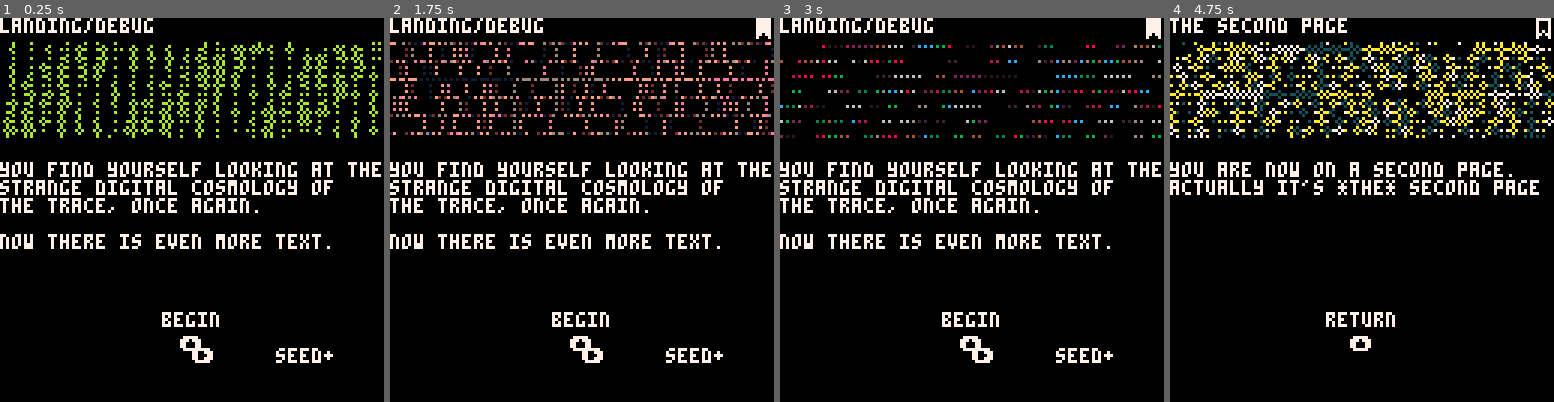
Above: before the commit, frames 1-4 (left to right).
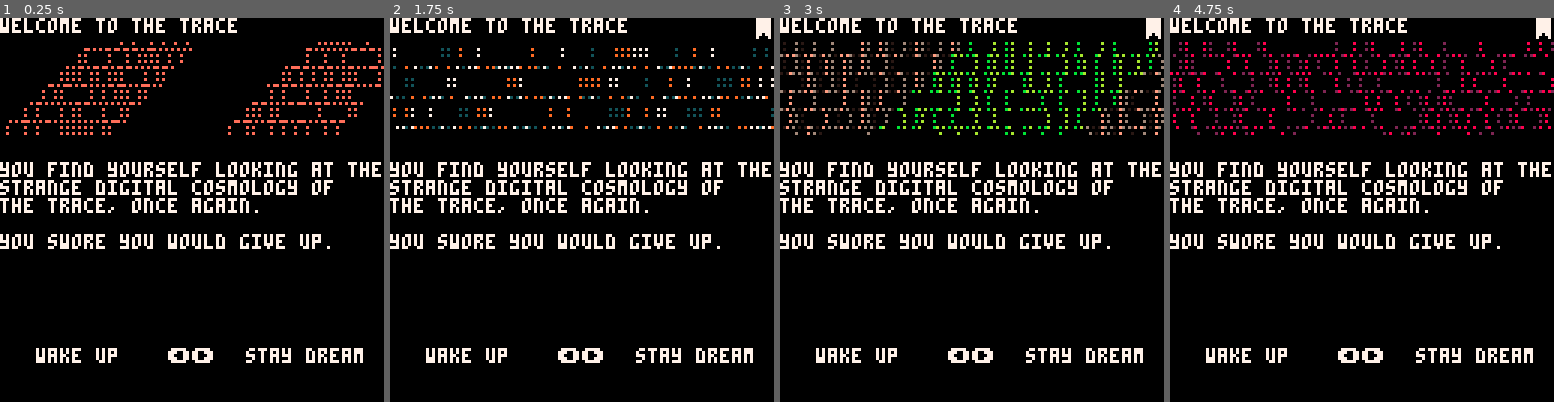
Above: after the commit, the same moments.

Repository: aebrer/pico8_carts
Game: PICO-8 cartridge games/the_trace/the_trace.p8
The game is run twice, just before and just after one commit, with the same random seed, the same clock (stepped at 60 frames per second) and the same inputs.
Inputs:
- Up to frame 1 (0.25 s): no input
- Up to frame 2 (1.75 s): tap X (X key) at 0.33, 1.07 s; tap O (Z key) at 0.7, 1.7 s; hold Right from 1.6 s (still down)
- Up to frame 3 (3 s): tap X (X key) at 1.85, 2.97 s; release Right at 2.1 s; tap O (Z key) at 2.1, 2.5, 2.9 s; hold Up 2.15-2.42 s; hold Right from 2.47 s (still down)
- Up to frame 4 (4.75 s): release Right at 3.03 s; hold Left 3.08-3.58 s; tap O (Z key) every 0.4 s from 3.3 to 4.5 s; hold Down 3.63-3.97 s; hold Right 4.02-4.68 s; tap X (X key) at 4.08 s; hold Up from 4.73 s (still down)

The runs differ from the first frame. In frame 1, 9.8% of the frame differs, in the area x 0-100%, y 0-90%; in frame 2, 8.7%; in frame 3, 8.9%; in frame 4, 17%.

Commit message:
end of day checkpoint

Diff:
--- a/games/the_trace/the_trace.p8
+++ b/games/the_trace/the_trace.p8
@@ -31,7 +31,7 @@
 function _init()
  cls()
  -- set current page to landing page
-	curr_page=lib["landing/debug"]
+	curr_page=lib["welcome to the trace"]
 end
 -->8
 -- update
@@ -169,13 +169,13 @@
 -->8
 -- pages
 -- landing page
-title="landing/debug"
+title="welcome to the trace"
 lib[title]=new_page(
 title,
 "you find yourself looking at the\n"..
 "strange digital cosmology of \n"..
 "the trace, once again.\n\n"..
-"now there is even more text."
+"you swore you would give up.\n"
 )
 
 -- second page
@@ -189,8 +189,8 @@
 
 -- choices
 
-lib["landing/debug"].choices[⬆️]=new_choice(
-"begin",
+lib["welcome to the trace"].choices[⬅️]=new_choice(
+"wake up",
 lib["the second page"]
 )
 
@@ -198,15 +198,15 @@
  curr_page.i=false
  curr_page.seed+=1
 end
-lib["landing/debug"].choices[➡️]=new_choice(
-"seed+",
+lib["welcome to the trace"].choices[➡️]=new_choice(
+"stay dream",
 nil,
 cb
 )
 
 lib["the second page"].choices[⬆️]=new_choice(
 "return",
-lib["landing/debug"]
+lib["welcome to the trace"]
 )
 
 
Not shown, changed: the thumbnail (__label__) section of games/the_trace/the_trace.p8
